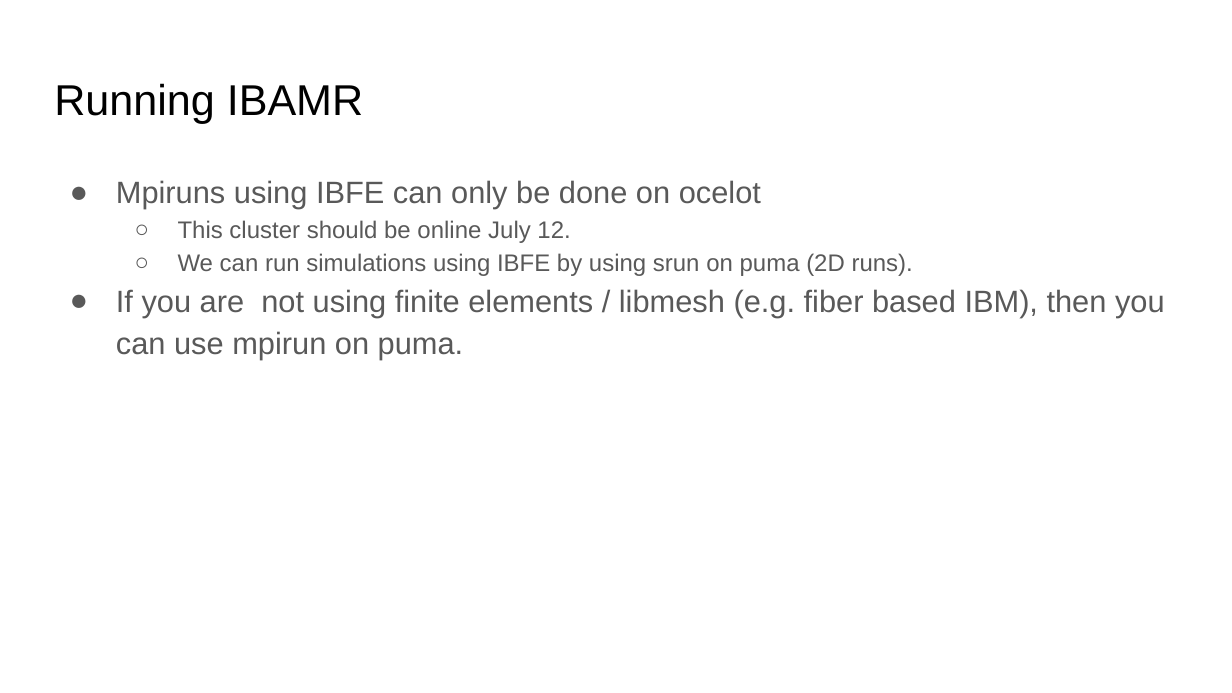
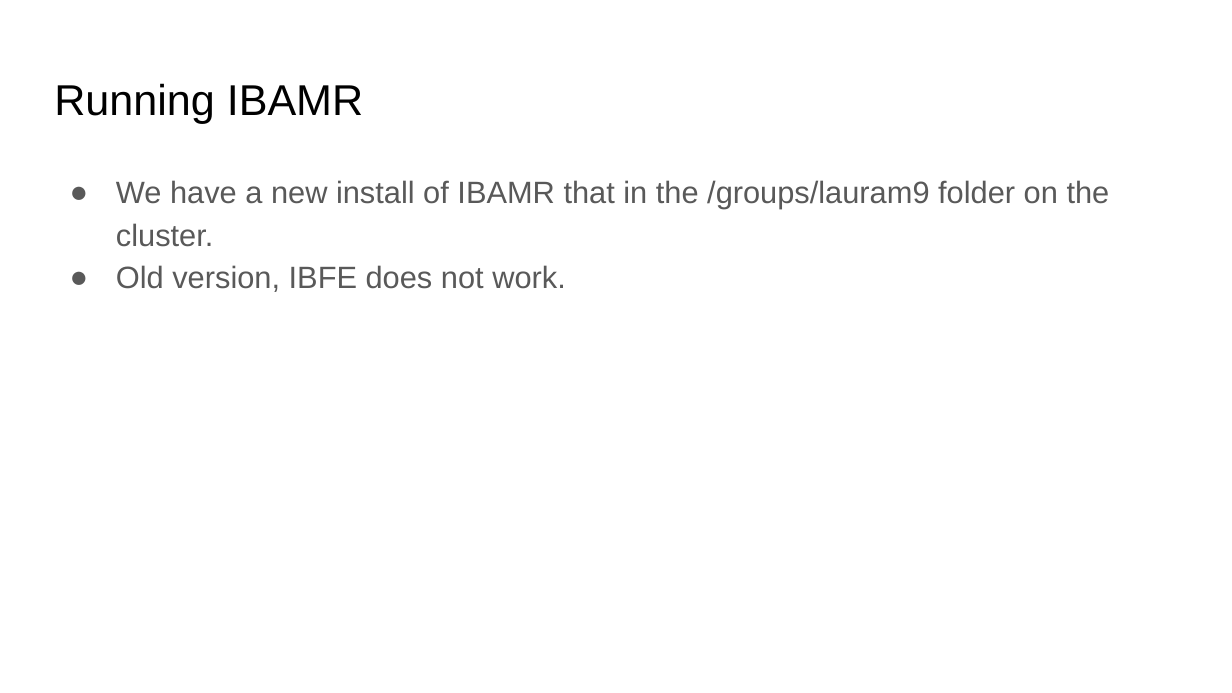
Before and after one commit to fairyflies9/IBAMR-Tutorials, a slide deck: slide 21 of UA Tutorials/UAClusterIb2dIBAMR.pptx. Drawn at 1232x693 pixels with LibreOffice and Linux fonts; fonts in the diff are those of the drawing. Boxes give left, top, right and bottom in pixels: in the first picture for what was removed or moved away, otherwise in the second. Text is boxed around its words. In the diff, an @@ line names an element or a change of style, - is before the commit and + after.

```diff
--- a/UA Tutorials/UAClusterIb2dIBAMR.pptx
+++ b/UA Tutorials/UAClusterIb2dIBAMR.pptx
@@ text at (x1=116, y1=180, x2=1110, y2=292): text changed @@
-● Mpiruns using IBFE can only be done on ocelot
-  ○ This cluster should be online July 12.
-  ○ We can run simulations using IBFE by using srun on puma (2D runs).
-● If you are not using finite elements / libmesh (e.g. fiber based IBM), then you can use mpirun on puma.
+● We have a new install of IBAMR that in the /groups/lauram9 folder on the cluster.
+● Old version, IBFE does not work.
```
Also in this commit, not shown: 2 other slides changed, 1 other file.
